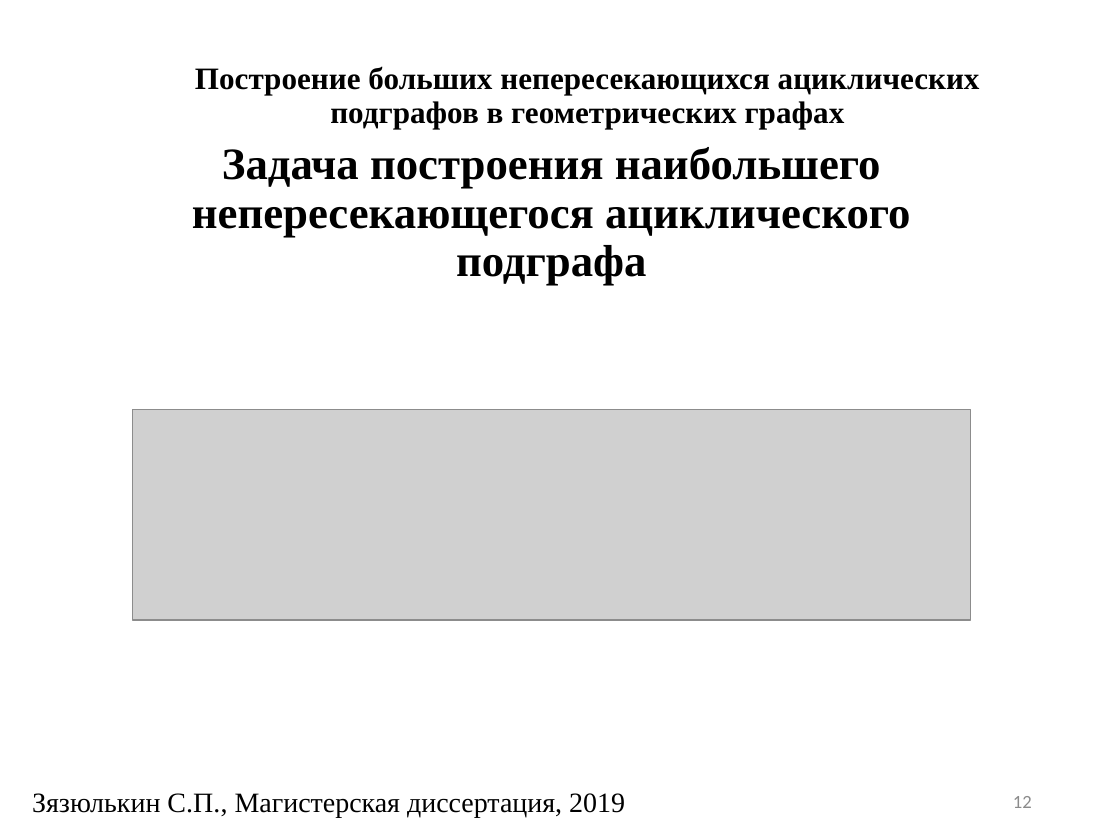
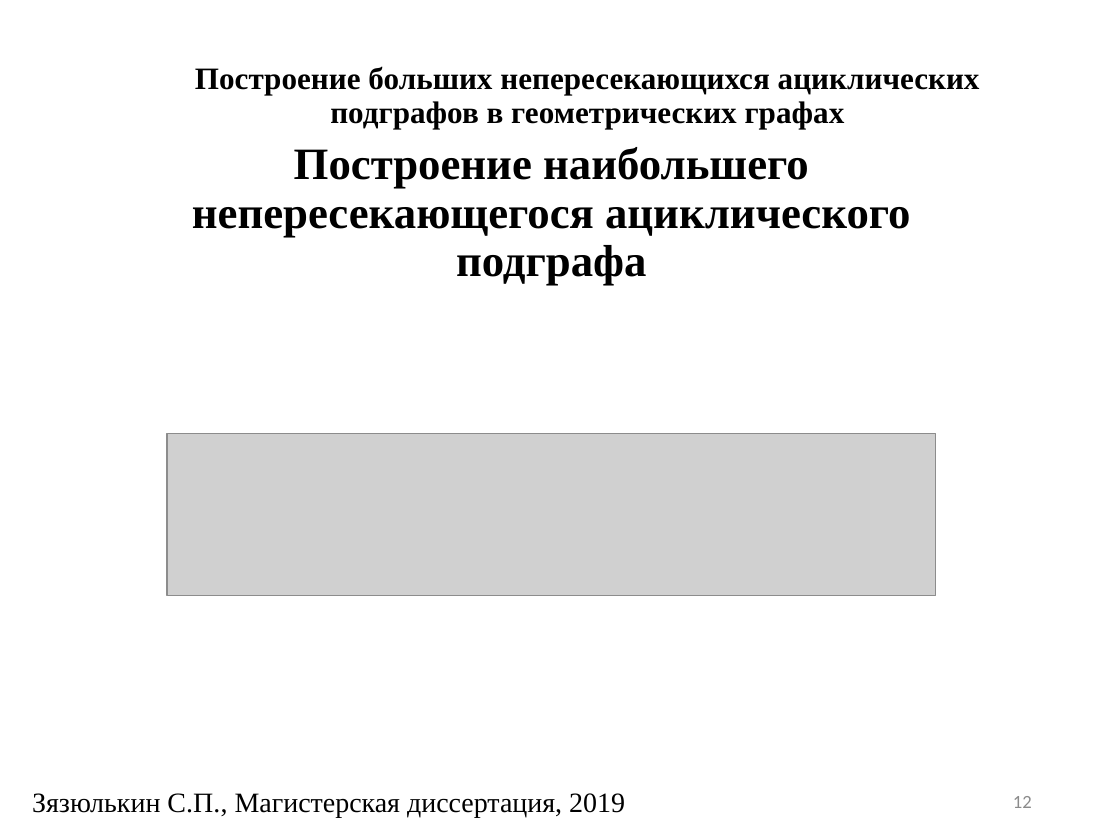
Before and after one commit to SergeyZyazyulkin/NonCrossingSubgraphs, a slide deck: slide 12 of docs/presentation.ppt. Drawn at 1120x840 pixels with LibreOffice and Linux fonts; fonts in the diff are those of the drawing; grey boxes stand for pictures; background and template pictures are left out. Boxes give left, top, right and bottom in pixels: in the first picture for what was removed or moved away, otherwise in the second. Text is boxed around its words. In the diff, an @@ line names an element or a change of style, - is before the commit and + after.

```diff
--- a/docs/presentation.ppt
+++ b/docs/presentation.ppt
@@ title at (192,147,910,286): text changed @@
-Задача построения наибольшего непересекающегося ациклического подграфа
+Построение наибольшего непересекающегося ациклического подграфа
@@ picture: place and size @@
-picture at (132,409,971,619)
+picture at (167,433,935,596)
```
Also in this commit, not shown: 16 other slides changed, 5 slides added, 3 other files.
